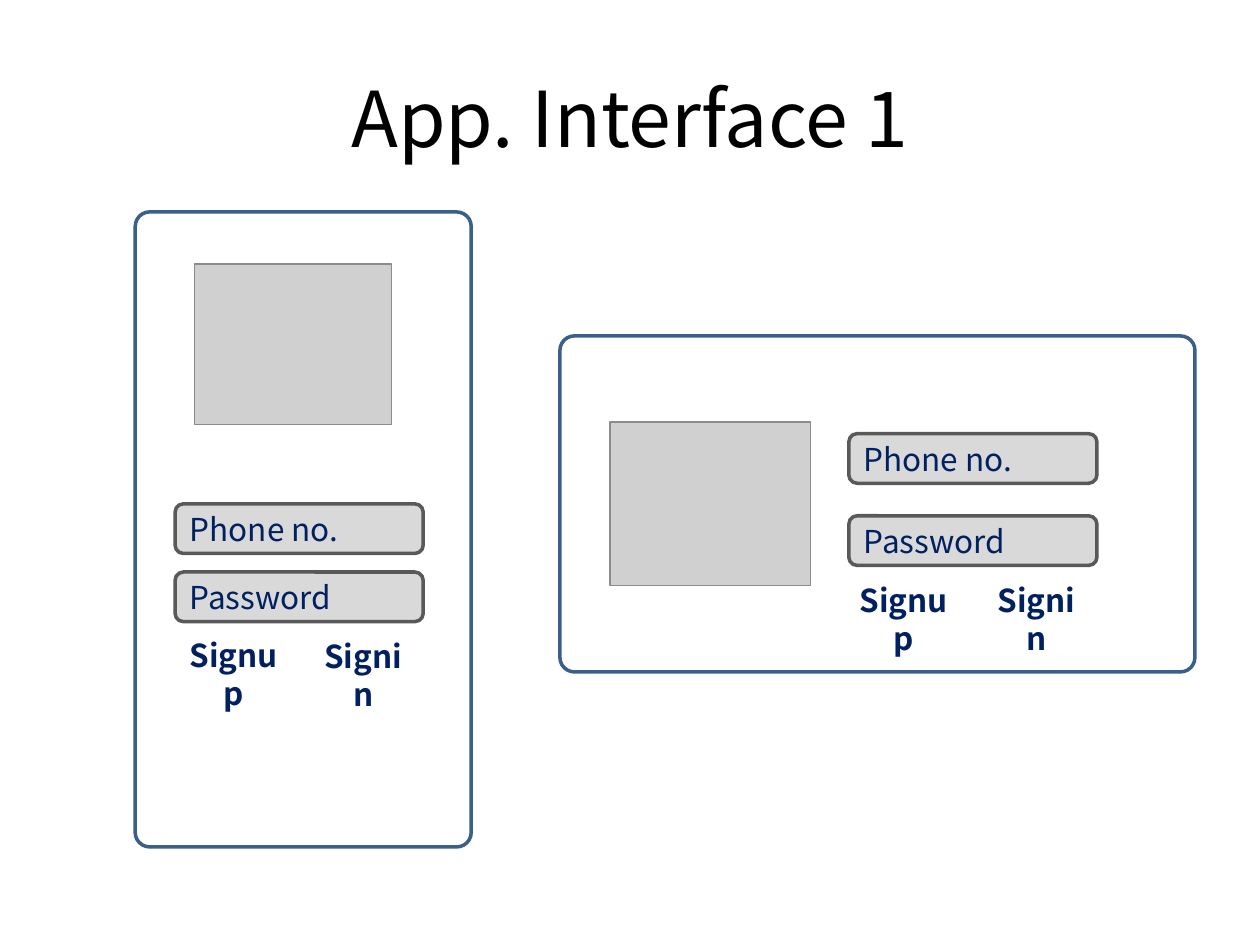
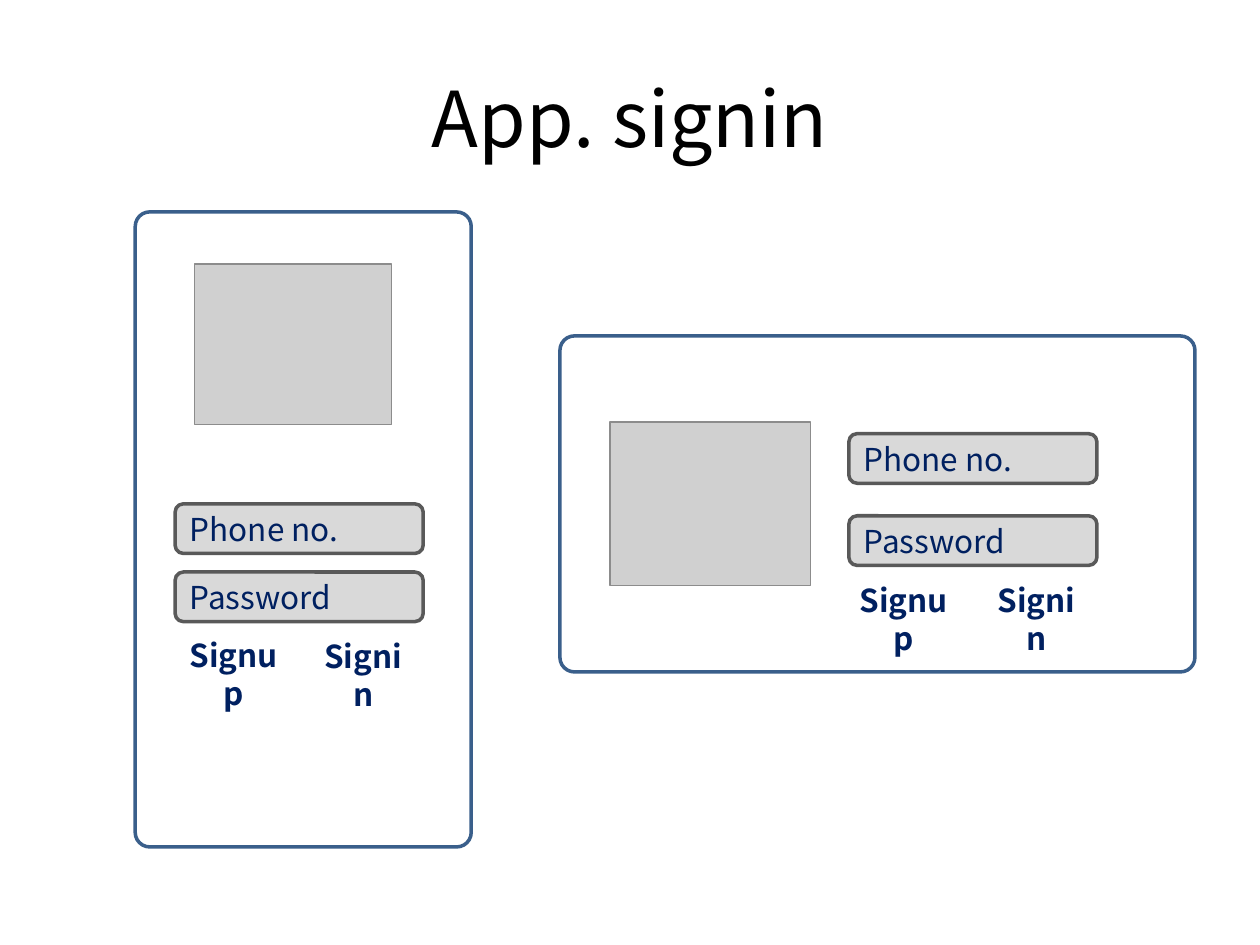
Before and after one commit to Krist-m/www, a slide deck: slide 4 of doc/www-screens.pptx. Drawn at 1260x945 pixels with LibreOffice and Linux fonts; fonts in the diff are those of the drawing; grey boxes stand for pictures. Boxes give left, top, right and bottom in pixels: in the first picture for what was removed or moved away, otherwise in the second. Text is boxed around its words. In the diff, an @@ line names an element or a change of style, - is before the commit and + after.

```diff
--- a/doc/www-screens.pptx
+++ b/doc/www-screens.pptx
@@ title at [432,87,828,166]: text changed @@
-App. Interface 1
+App. signin
```
Also in this commit, not shown: 3 other slides changed, 2 slides added.
